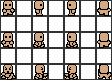
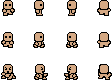
Layers edited between the first and the second 112px x 80px image:
hid "tiles" over [0, 0, 112, 80]
